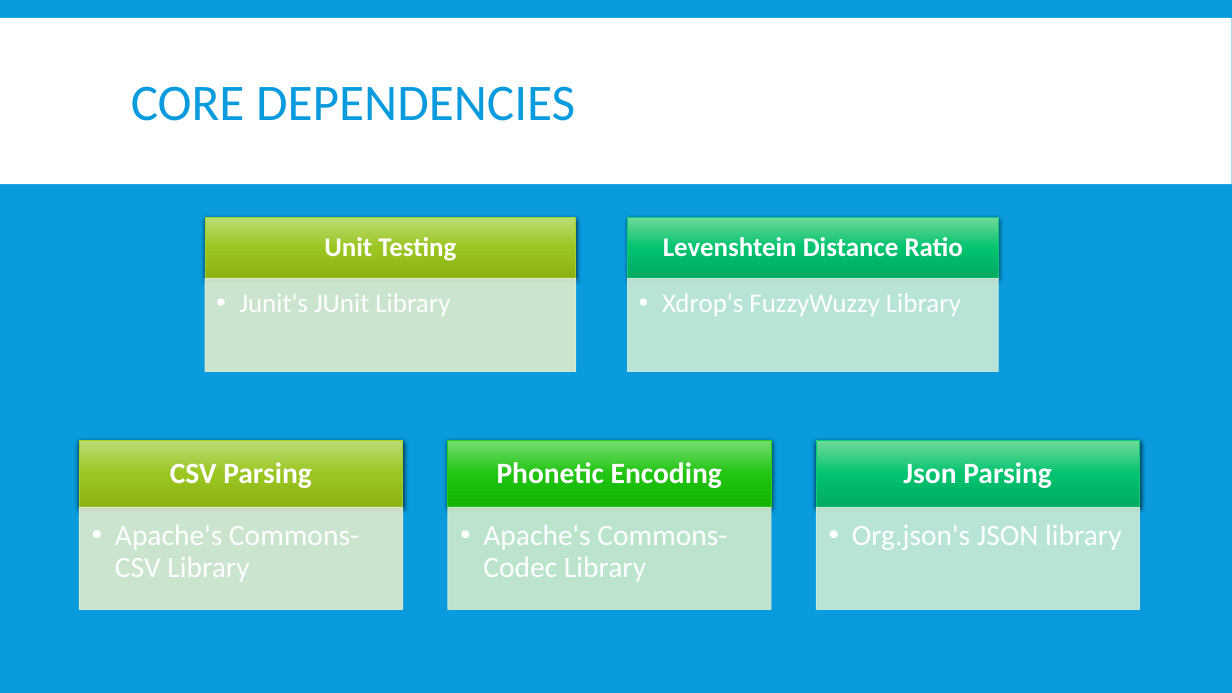
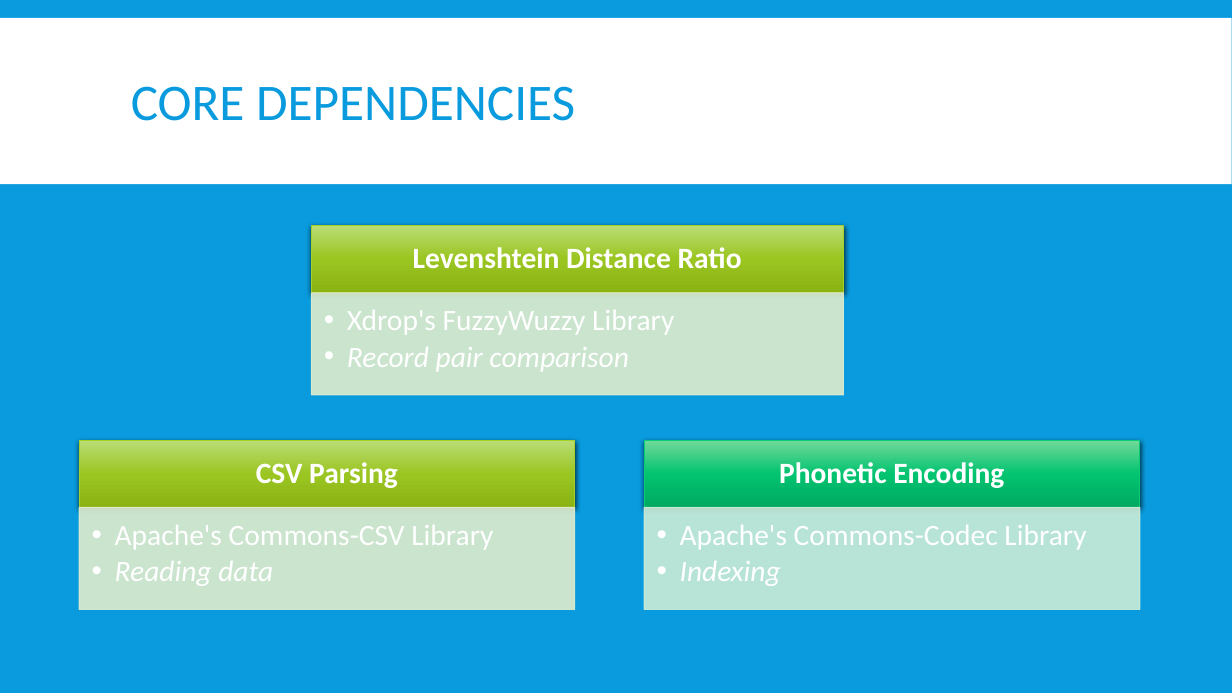
Before and after one commit to OryGregS/SeniorProject, a slide deck: slide 9 of docs/other/FuzzyRecordLinkage.pptx (slide 18 before the commit). Drawn at 1232x693 pixels with LibreOffice and Linux fonts; fonts in the diff are those of the drawing. Boxes give left, top, right and bottom in pixels: in the first picture for what was removed or moved away, otherwise in the second. Text is boxed around its words. In the diff, an @@ line names an element or a change of style, - is before the commit and + after.

```diff
--- a/docs/other/FuzzyRecordLinkage.pptx
+++ b/docs/other/FuzzyRecordLinkage.pptx
@@ text "Levenshtein Distance Ratio" moved from (x1=663, y1=237, x2=963, y2=256) to (x1=413, y1=247, x2=742, y2=268) @@
@@ text "Levenshtein Distance Ratio" at (x1=413, y1=247, x2=742, y2=268): size 21 to 23 pt @@
@@ rectangle resized from (x1=205, y1=217, x2=576, y2=278) to (x1=311, y1=226, x2=844, y2=292) @@
@@ text "Xdrop's FuzzyWuzzy Library" moved from (x1=662, y1=293, x2=961, y2=316) to (x1=347, y1=310, x2=674, y2=371) @@
@@ rectangle resized from (x1=205, y1=278, x2=576, y2=372) to (x1=311, y1=293, x2=844, y2=395) @@
@@ group removed at (x1=240, y1=217, x2=998, y2=372): 2 texts, 2 rectangles @@
-Unit Testing
-  • Junit's JUnit Library
@@ text at (x1=347, y1=310, x2=674, y2=334): size 21 to 23 pt in "Xdrop's FuzzyWuzzy Library" @@
@@ text at (x1=347, y1=347, x2=629, y2=371): paragraph added @@
+  • Record pair comparison
@@ text "CSV Parsing" moved from (x1=170, y1=462, x2=312, y2=488) to (x1=256, y1=462, x2=398, y2=488) @@
@@ rectangle resized from (x1=79, y1=441, x2=403, y2=507) to (x1=79, y1=441, x2=575, y2=507) @@
@@ text "Phonetic Encoding" moved from (x1=497, y1=462, x2=722, y2=488) to (x1=779, y1=462, x2=1004, y2=488) @@
@@ rectangle resized from (x1=816, y1=441, x2=1140, y2=507) to (x1=644, y1=441, x2=1140, y2=507) @@
@@ rectangle resized from (x1=79, y1=507, x2=403, y2=609) to (x1=79, y1=507, x2=575, y2=609) @@
@@ text "Apache's Commons-Codec Library" moved from (x1=483, y1=525, x2=727, y2=582) to (x1=680, y1=525, x2=1086, y2=586) @@
@@ rectangle resized from (x1=816, y1=507, x2=1140, y2=609) to (x1=644, y1=507, x2=1140, y2=609) @@
@@ group removed at (x1=448, y1=441, x2=1122, y2=609): 2 rectangles, 2 texts @@
-Json Parsing
-  • Org.json's JSON library
@@ text at (x1=115, y1=561, x2=273, y2=586): paragraph added @@
+  • Reading data
@@ text at (x1=680, y1=561, x2=781, y2=586): paragraph added @@
+  • Indexing
```
Also in this commit, not shown: 7 other slides changed, 5 slides added, 3 slides removed, 2 other files.
